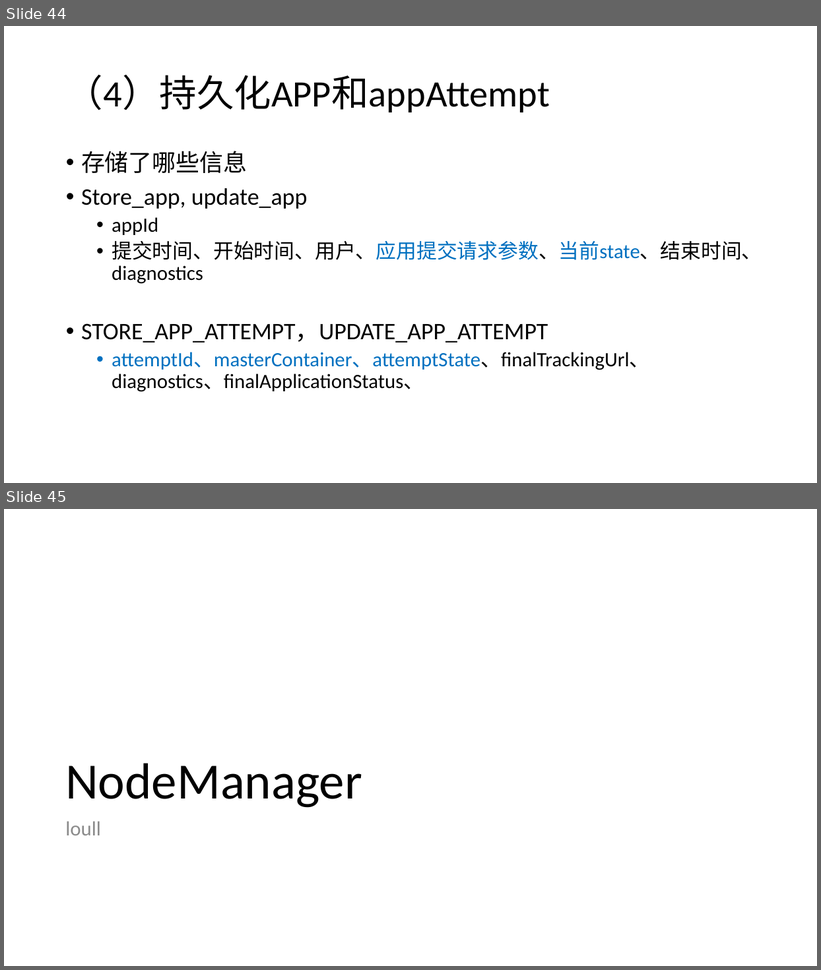
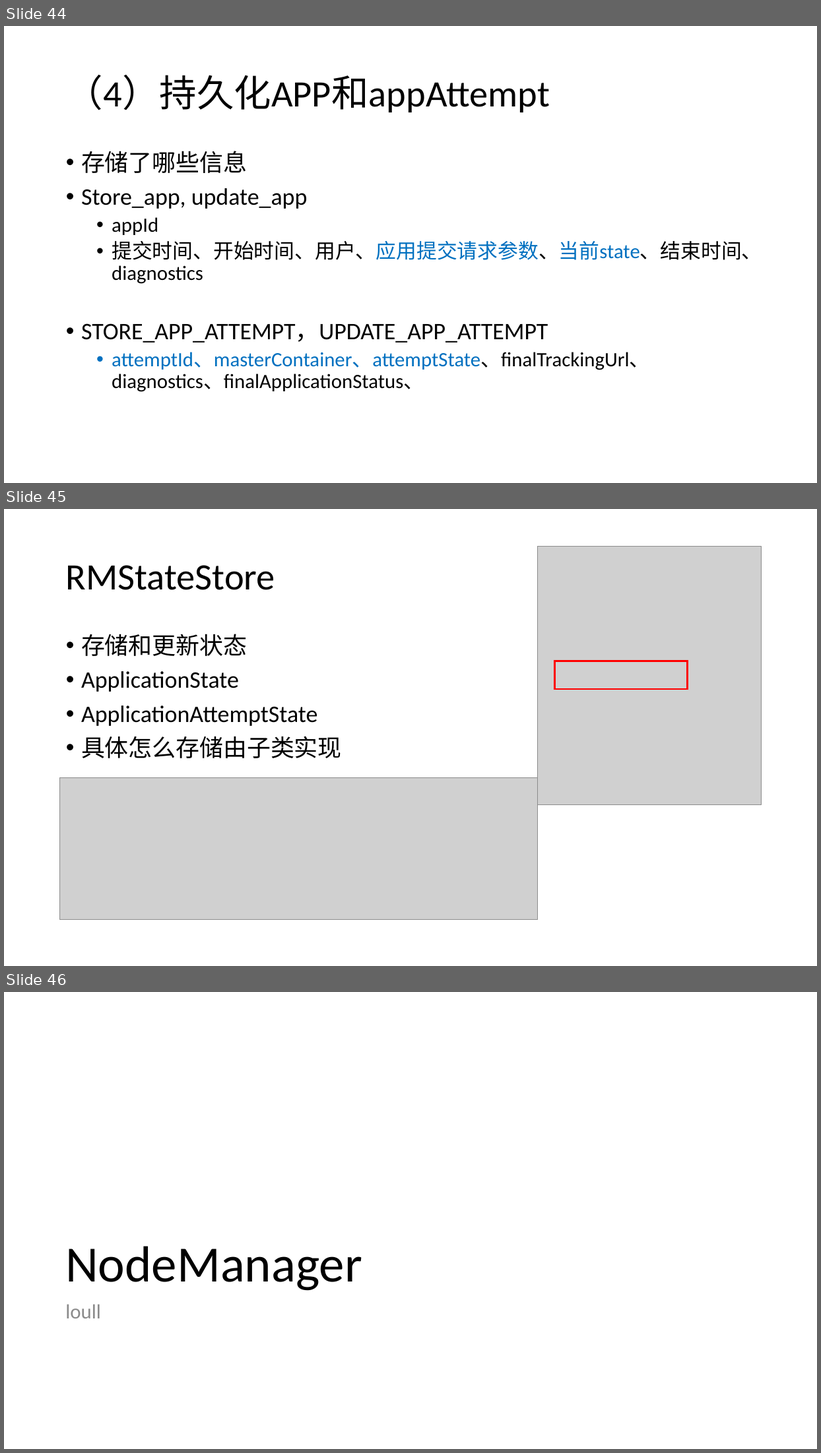
Before and after one commit to loull521/hadoop-yarn-src-read, a slide deck: ppt/Hadoop_2.4.1_YARN_source_code_read.pptx. Shown one above the other, each under a label of ours: slides 44 and 45 before the commit, slides 44, 45 and 46 after it. The pictures are 821x970 and 821x1453 pixels, drawn with LibreOffice and Linux fonts; fonts in the diff are those of the drawing; grey boxes stand for pictures. Boxes give left, top, right and bottom in pixels: in the first picture for what was removed or moved away, otherwise in the second. Text is boxed around its words. In the diff, an @@ line names an element or a change of style, - is before the commit and + after.

```diff
--- a/ppt/Hadoop_2.4.1_YARN_source_code_read.pptx
+++ b/ppt/Hadoop_2.4.1_YARN_source_code_read.pptx
@@ slide 45 added at [4,509,817,966], background #FFFFFF @@
@@ picture added at [538,546,762,805] @@
@@ title added at [66,565,275,590], 44 pt, text #000000 @@
+RMStateStore
@@ text added at [81,634,342,758], 28 pt, text #000000 @@
+• 存储和更新状态
+• ApplicationState
+• ApplicationAttemptState
+• 具体怎么存储由子类实现
@@ rectangle added at [555,661,688,689], outline #FF0000 2.25 pt @@
@@ picture added at [60,778,539,920] @@
@@ what was slide 45 is now slide 46 @@
```
Also in this commit, not shown: 1 slide changed, 2 other files.
